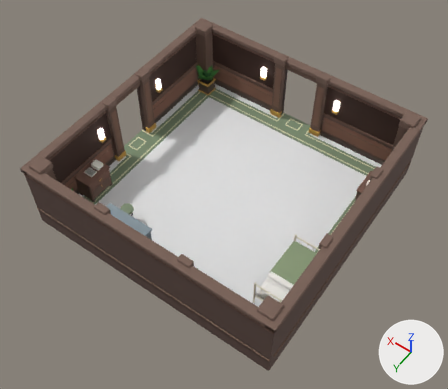
The glTF model assets/models/rooms/infirmary1.glb: old version first, new version second.
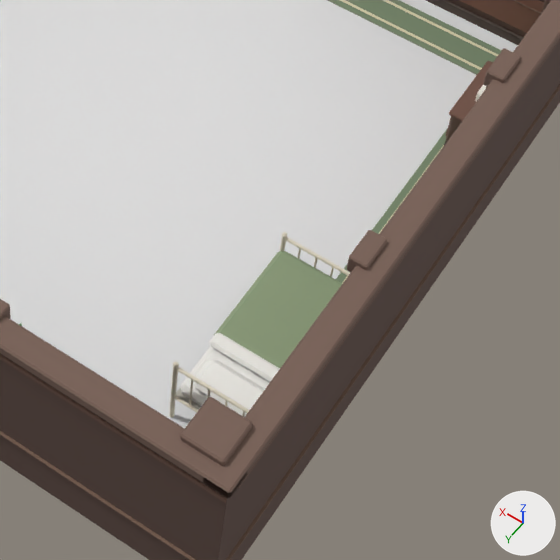
There are two pictures of each version: one whole from a 50 mm lens placed at (-6.64, 9.63, 15.03), pointed at (-0.18, 0.58, 0.79), one close up on the part from 42% to 89% of the width and 38% to 91% of the height. Arrows for +X, +Y and +Z are at lower right; the lights stay in place. The older version's two pictures come first. Vertices at exactly the same position are counted once.

Names of what the first close-up shows: 'W_north_0_up', 'W_west_0_up', 'floor', 'static' and 1 more.
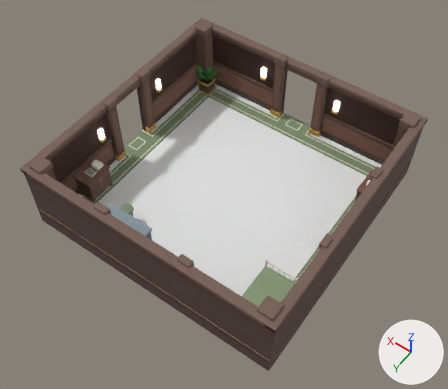
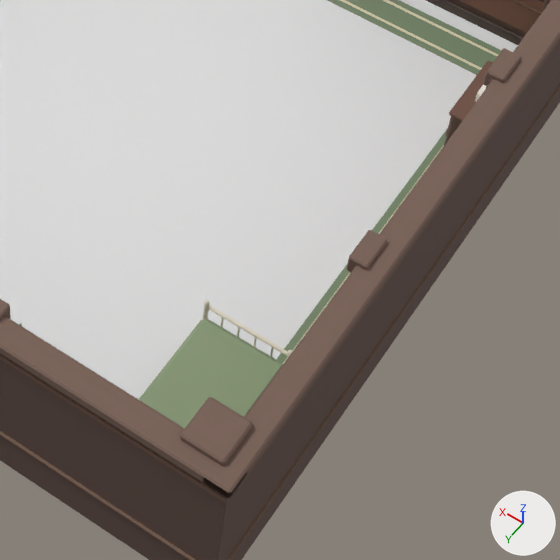
Location of each change, (x1, y1, x2, y2) in pixels of the close-ups (560 x 560 px; the box of a moved part takes in the faces that stretch with it):
part 1 of me_static, moved or reshaped (not visible afterwards)
    before: (169, 367, 178, 418)
part 2 of me_static, moved or reshaped (not visible afterwards)
    before: (174, 396, 198, 412)
part 3 of me_static, moved or reshaped (not visible afterwards)
    before: (189, 379, 193, 406)
part 4 of me_static, moved or reshaped
    before: (280, 237, 287, 251)
    after: (203, 305, 209, 319)
part 5 of me_static, added
    after: (207, 305, 288, 356)
part 6 of me_static, moved or reshaped (not visible afterwards)
    before: (176, 388, 201, 410)
part 7 of me_static, moved or reshaped (not visible afterwards)
    before: (180, 346, 270, 406)
part 8 of me_static, moved or reshaped
    before: (214, 251, 343, 368)
    after: (138, 319, 283, 428)
part 9 of me_static, deleted
    before: (175, 237, 350, 417)

The edits, one by one:
me_static is used by ob_static; location (0.0, 0.0, 0.0).
me_static had 5588 vertices, 9946 faces and spanned x -4.03..4.03, y -4.03..4.03, z 0.0..1.9.
me_static now has 5590 vertices, 9946 faces and spans x -4.03..4.03, y -4.03..4.03, z 0.0..1.9.
me_static part 1: the loose piece of 16 vertices spanning x -2.64..-2.59, y 2.58..2.63, z 0.0..1.0 is moved by (0.2, 1.15, 0.0).
me_static part 2: the loose piece of 16 vertices spanning x -3.59..-2.61, y 2.59..2.63, z 0.38..0.42 is moved by (0.2, 1.15, 0.56).
me_static part 3: the loose piece of 12 vertices spanning x -2.82..-2.8, y 2.6..2.62, z 0.4..0.96 is moved by (0.2, 1.15, 0.0).
me_static part 4: the loose piece of 16 vertices spanning x -2.64..-2.59, y 0.56..0.61, z 0.0..0.78 is moved by (0.2, 1.15, 0.0).
me_static part 5: a new loose piece, an 8-sided cylinder along x spanning x -3.385..-2.415, y 1.72..1.76, z 0.72..0.76, in mat_vc.
me_static part 6: the loose piece of 24 vertices spanning x -3.59..-2.61, y 0.61..2.59, z 0.34..0.4 is moved by (0.2, 1.15, 0.0).
me_static part 7: the loose piece of 24 vertices spanning x -3.56..-2.63, y 0.63..2.57, z 0.4..0.56 is moved by (0.2, 1.15, 0.0).
me_static part 8: the loose piece of 24 vertices spanning x -3.59..-2.61, y 0.61..1.93, z 0.42..0.61 is moved by (0.2, 1.15, 0.0).
me_static part 9: 9 loose pieces with 310 vertices, spanning x -3.62..-2.01, y 0.56..3.56, z 0.24..1.04, are deleted.
Other edits to the shape of me_static do not show in these pictures.
